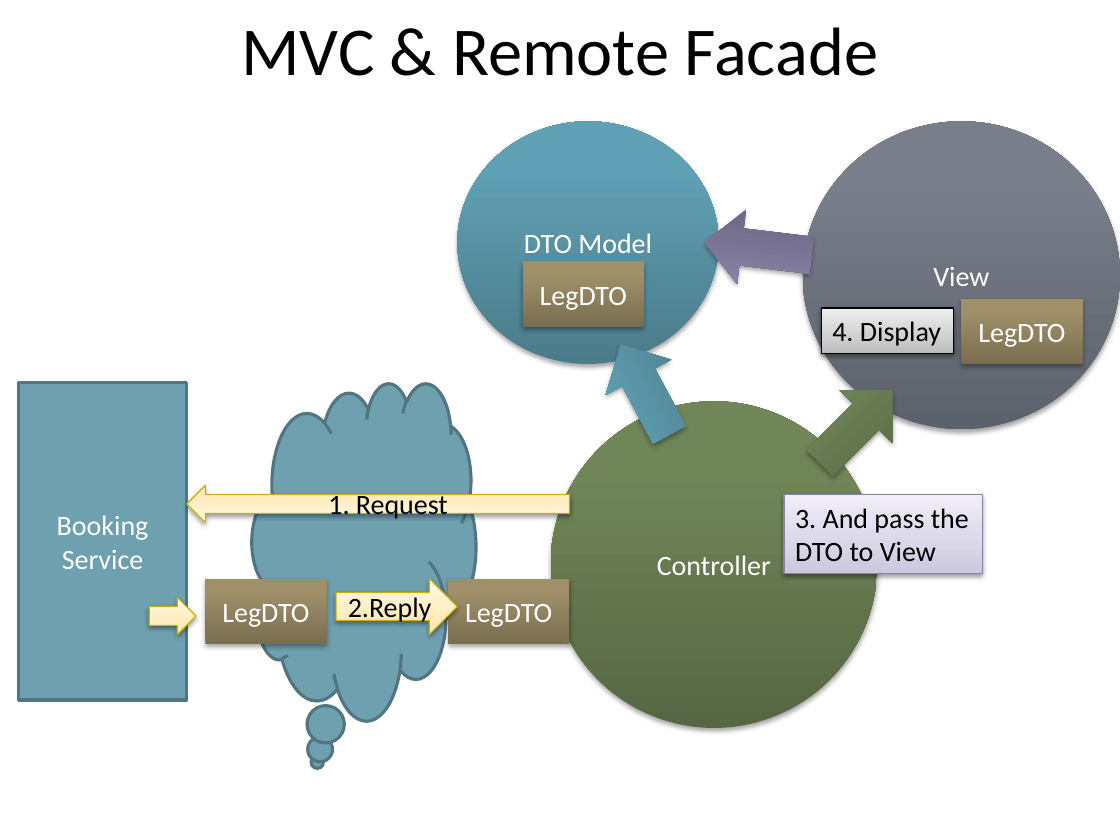
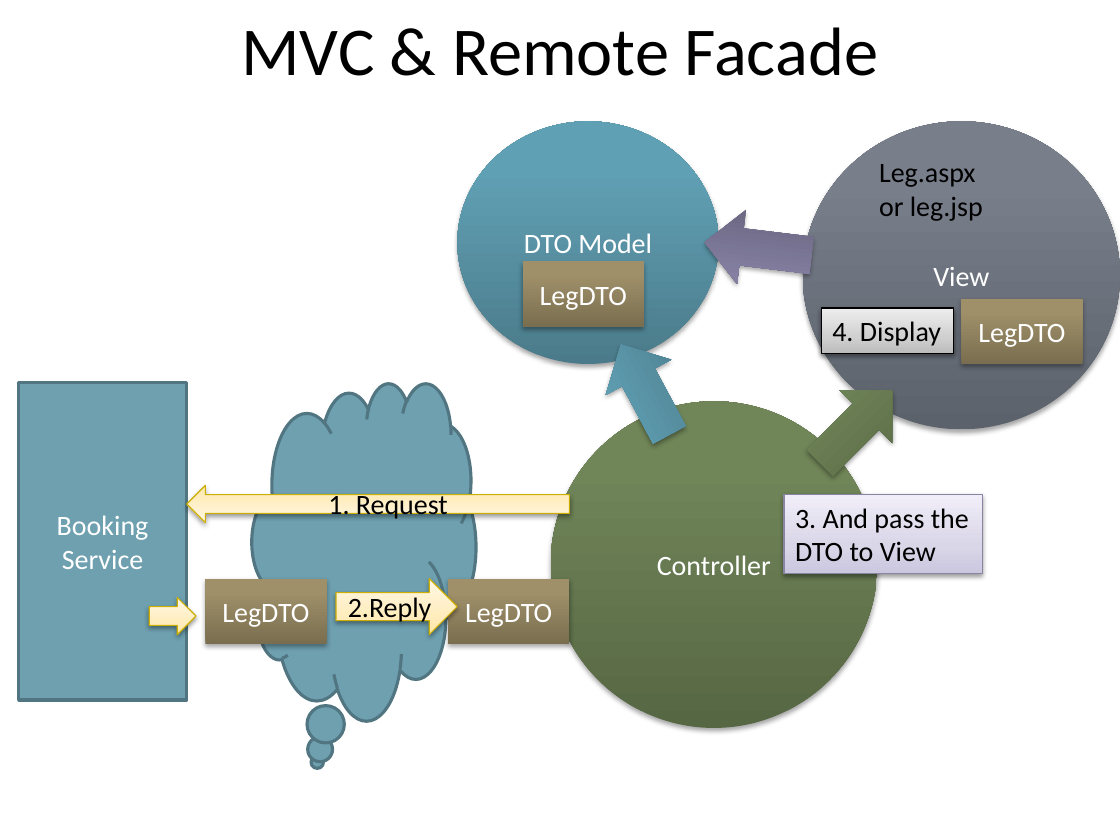
Before and after one commit to arturtv/dddpresentation, a slide deck: slide 50 of Domain-DrivenDesign.A.Trosin.pptx. Drawn at 1120x840 pixels with LibreOffice and Linux fonts; fonts in the diff are those of the drawing. Boxes give left, top, right and bottom in pixels: in the first picture for what was removed or moved away, otherwise in the second. Text is boxed around its words. In the diff, an @@ line names an element or a change of style, - is before the commit and + after.

```diff
--- a/Domain-DrivenDesign.A.Trosin.pptx
+++ b/Domain-DrivenDesign.A.Trosin.pptx
@@ text added at <box>879,164,983,221</box>, 18 pt, text #000000 @@
+Leg.aspx
+or leg.jsp
```
Also in this commit, not shown: 4 other slides changed.
